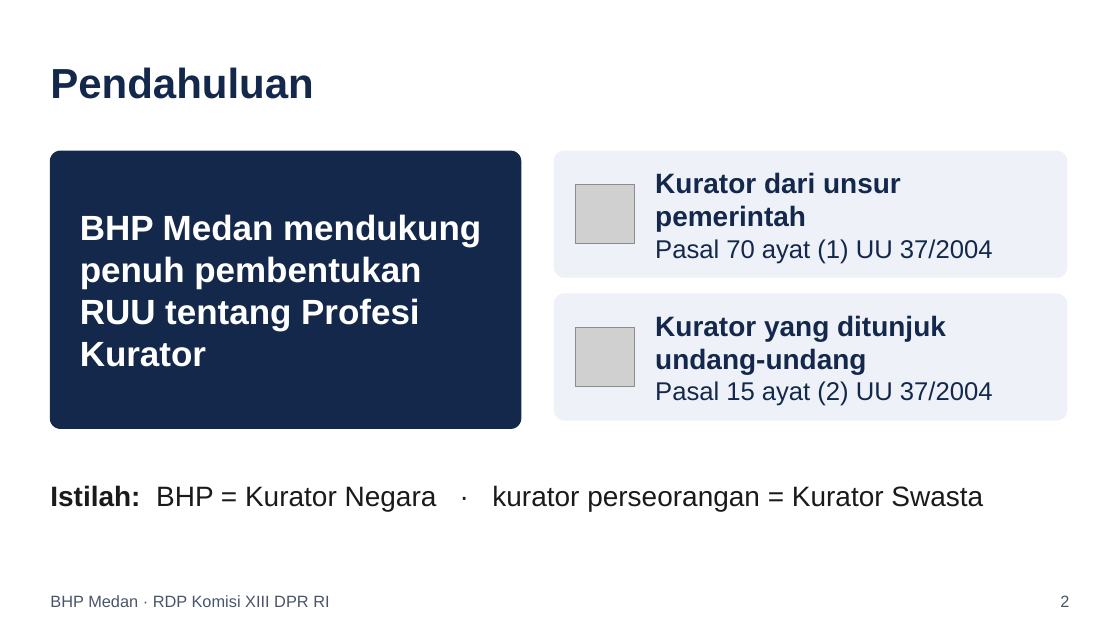
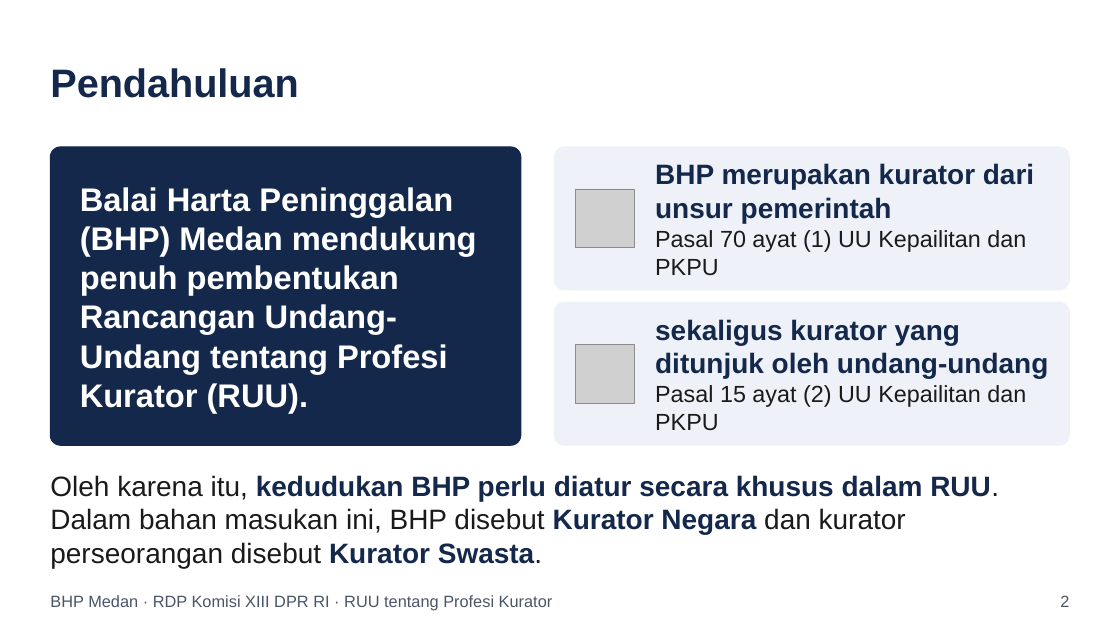
Before and after one commit to artheralawfirm-cloud/SAPAWALI, a slide deck: slide 2 of presentasi/Paparan_BHP_Medan_RUU_Profesi_Kurator.pptx. Drawn at 1120x630 pixels with LibreOffice and Linux fonts; fonts in the diff are those of the drawing; grey boxes stand for pictures. Boxes give left, top, right and bottom in pixels: in the first picture for what was removed or moved away, otherwise in the second. Text is boxed around its words. In the diff, an @@ line names an element or a change of style, - is before the commit and + after.

```diff
--- a/presentasi/Paparan_BHP_Medan_RUU_Profesi_Kurator.pptx
+++ b/presentasi/Paparan_BHP_Medan_RUU_Profesi_Kurator.pptx
@@ text "Pendahuluan" at [50,68,298,98]: size 36 to 34 pt @@
@@ rounded rectangle: place and size @@
-rounded rectangle at [50,151,521,429]
+rounded rectangle at [50,147,521,445]
@@ rounded rectangle: place and size @@
-rounded rectangle at [555,151,1067,277]
+rounded rectangle at [555,147,1070,290]
@@ text at [655,163,1034,275]: text changed @@
-Kurator dari unsur pemerintah
-Pasal 70 ayat (1) UU 37/2004
+BHP merupakan kurator dari unsur pemerintah
+Pasal 70 ayat (1) UU Kepailitan dan PKPU
@@ text at [80,187,477,413]: text changed; size 30 to 28 pt @@
-BHP Medan mendukung penuh pembentukan RUU tentang Profesi Kurator
+Balai Harta Peninggalan (BHP) Medan mendukung penuh pembentukan Rancangan Undang-Undang tentang Profesi Kurator (RUU).
@@ picture: place and size @@
-picture at [576,185,634,244]
+picture at [576,189,634,248]
@@ proportions changed in 3 elements at [555,147,1070,290], [50,147,521,445], [555,302,1070,445] @@
@@ rounded rectangle: place and size @@
-rounded rectangle at [555,294,1067,420]
+rounded rectangle at [555,302,1070,445]
@@ text at [655,319,1048,430]: text changed @@
-Kurator yang ditunjuk undang-undang
-Pasal 15 ayat (2) UU 37/2004
+sekaligus kurator yang ditunjuk oleh undang-undang
+Pasal 15 ayat (2) UU Kepailitan dan PKPU
@@ picture: place and size @@
-picture at [576,328,634,386]
+picture at [576,344,634,403]
@@ text at [50,475,999,568]: text changed @@
-Istilah: BHP = Kurator Negara · kurator perseorangan = Kurator Swasta
+Oleh karena itu, kedudukan BHP perlu diatur secara khusus dalam RUU. Dalam bahan masukan ini, BHP disebut Kurator Negara dan kurator perseorangan disebut Kurator Swasta.
@@ text at [50,595,553,611]: text changed @@
-BHP Medan · RDP Komisi XIII DPR RI
+BHP Medan · RDP Komisi XIII DPR RI · RUU tentang Profesi Kurator
```
Also in this commit, not shown: 7 other slides changed, 40 slides added, 9 slides removed, 7 other files.
